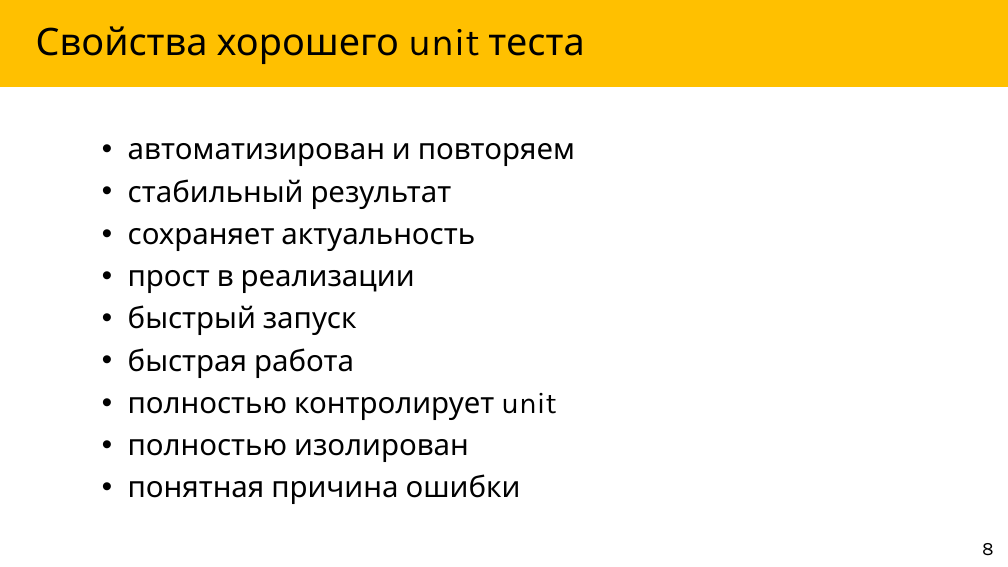
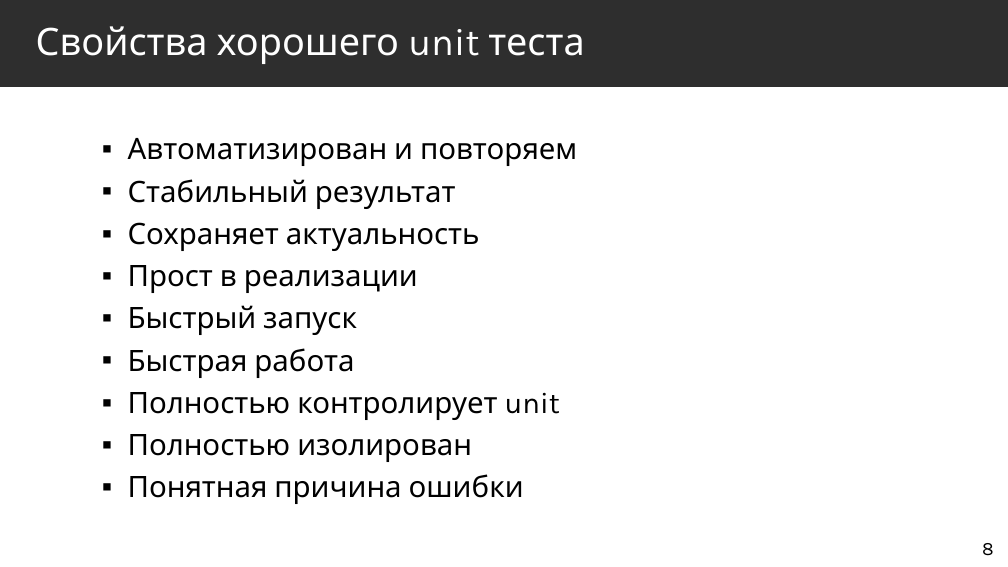
Before and after one commit to Markeli/BugsStrikesBack, a slide deck: slide 8 of docs/Markelow.UnitTests.pptx. Drawn at 1008x567 pixels with LibreOffice and Linux fonts; fonts in the diff are those of the drawing. Boxes give left, top, right and bottom in pixels: in the first picture for what was removed or moved away, otherwise in the second. Text is boxed around its words. In the diff, an @@ line names an element or a change of style, - is before the commit and + after.

Commit message:
Fixed theme and numeration in presentation

```diff
--- a/docs/Markelow.UnitTests.pptx
+++ b/docs/Markelow.UnitTests.pptx
@@ title "Свойства хорошего unit теста" at <box>0,0,1008,87</box>: text colour #000000 to #FFFFFF; fill #FFC000 to #2E2E2E @@
@@ text at <box>128,138,577,504</box>: text changed @@
-• автоматизирован и повторяем
-• стабильный результат
-• сохраняет актуальность
-• прост в реализации
-• быстрый запуск
-• быстрая работа
-• полностью контролирует unit
-• полностью изолирован
-• понятная причина ошибки
+▪ Автоматизирован и повторяем
+▪ Стабильный результат
+▪ Сохраняет актуальность
+▪ Прост в реализации
+▪ Быстрый запуск
+▪ Быстрая работа
+▪ Полностью контролирует unit
+▪ Полностью изолирован
+▪ Понятная причина ошибки
```
Also in this commit, not shown: 45 other slides changed, 7 slides added, 8 slides removed.
